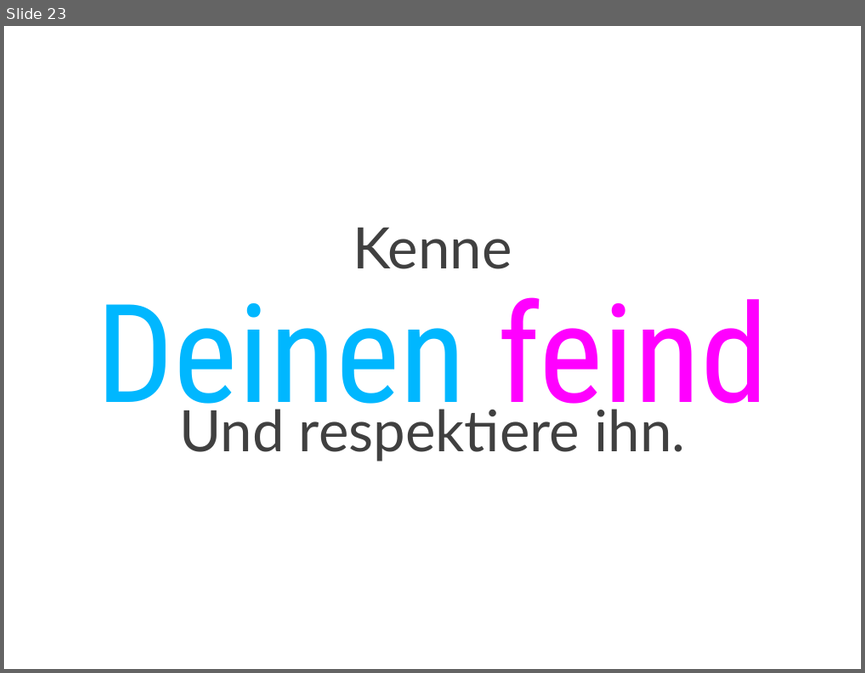
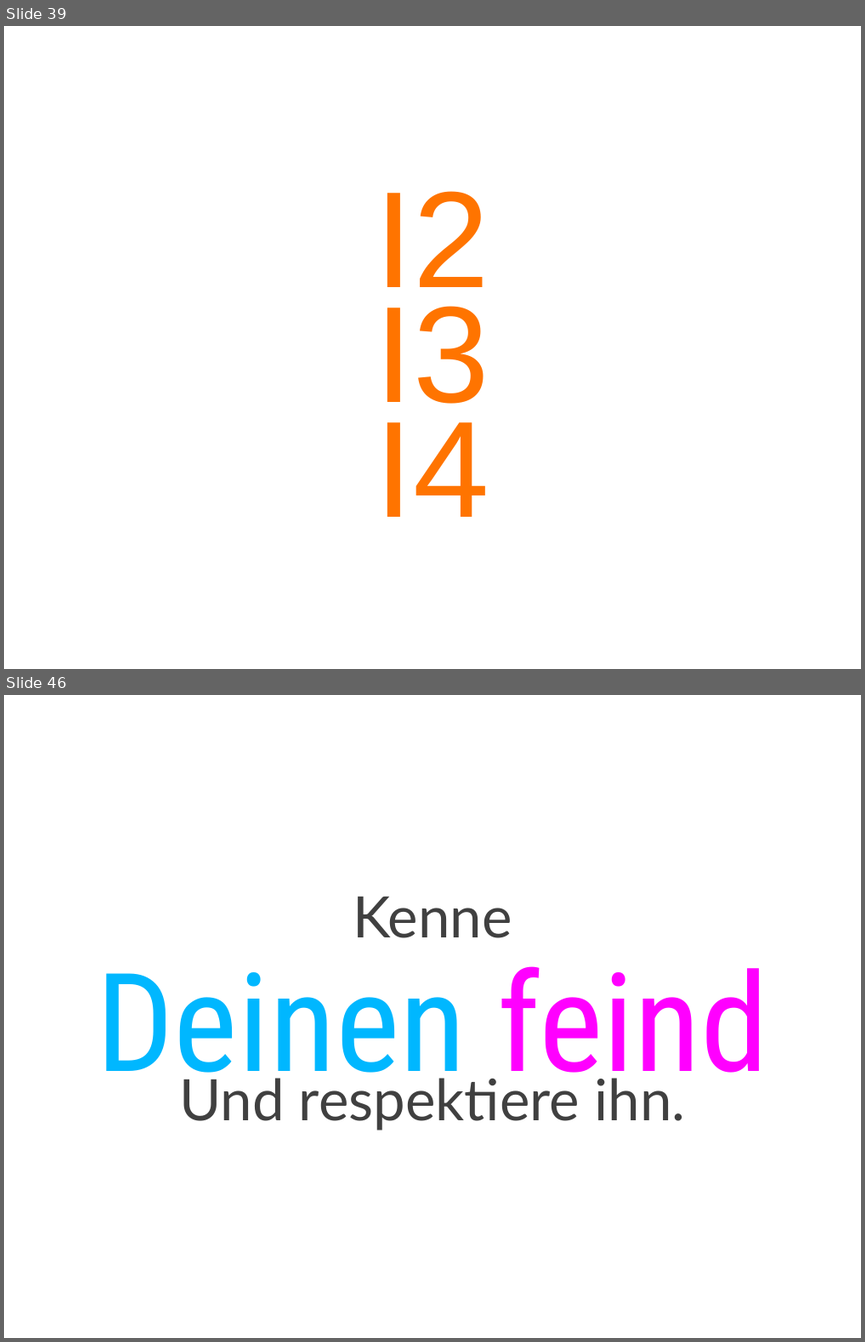
Before and after one commit to cessor/empathiccode, a slide deck: WeaselWords-DotnetDevCon.pptx. Shown one above the other, each under a label of ours: slide 23 before the commit, slides 39 and 46 after it; the slides between them are not shown. The pictures are 865x673 and 865x1342 pixels, drawn with LibreOffice and Linux fonts; fonts in the diff are those of the drawing. Boxes give left, top, right and bottom in pixels: in the first picture for what was removed or moved away, otherwise in the second. Text is boxed around its words. In the diff, an @@ line names an element or a change of style, - is before the commit and + after.

```diff
--- a/WeaselWords-DotnetDevCon.pptx
+++ b/WeaselWords-DotnetDevCon.pptx
@@ slide 39 added at <box>4,26,861,669</box>, background #FFFFFF @@
@@ text added at <box>375,191,489,312</box>, 115 pt, text #FF7400 @@
+I2
@@ title added at <box>375,306,489,426</box>, 115 pt, text #FF7400 @@
+I3
@@ text added at <box>375,422,489,516</box>, 115 pt, text #FF7400 @@
+I4
@@ what was slide 23 is now slide 46 @@
```
Also in this commit, not shown: 1 slide changed, 23 other slides added.
